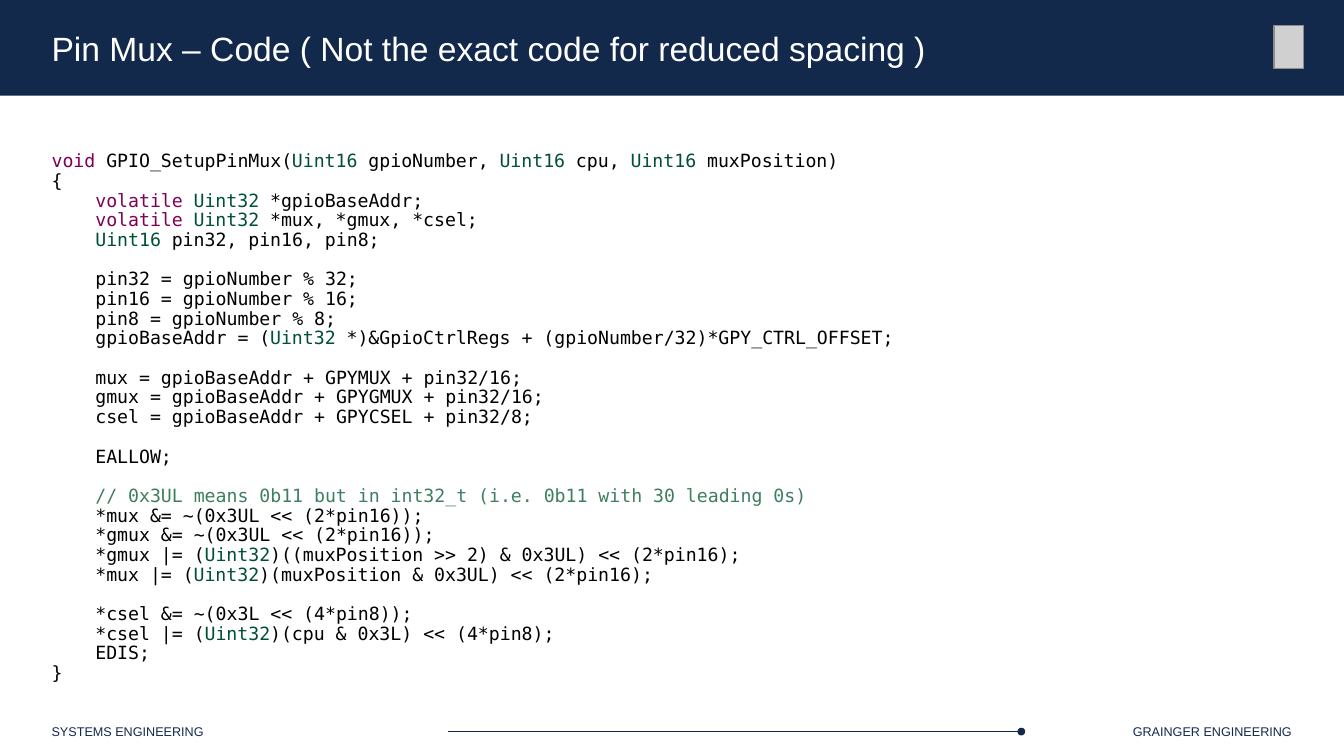
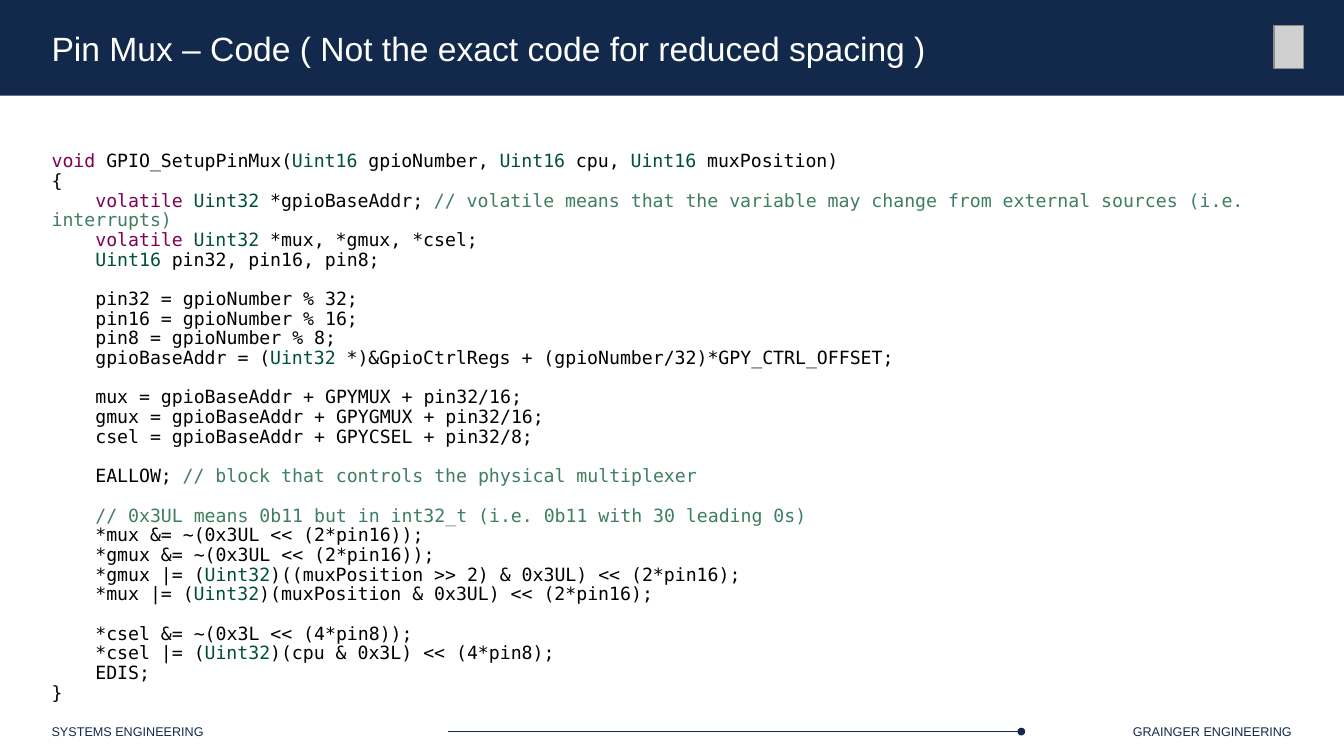
Before and after one commit to Marius-Juston/SE-423---Class-Material, a slide deck: slide 22 of Lectures/Slides/L3.pptx (slide 23 before the commit). Drawn at 1344x756 pixels with LibreOffice and Linux fonts; fonts in the diff are those of the drawing; grey boxes stand for pictures. Boxes give left, top, right and bottom in pixels: in the first picture for what was removed or moved away, otherwise in the second. Text is boxed around its words. In the diff, an @@ line names an element or a change of style, - is before the commit and + after.

```diff
--- a/Lectures/Slides/L3.pptx
+++ b/Lectures/Slides/L3.pptx
@@ text at box(52, 193, 1244, 230): text changed; text colour #000000 to #3F7F5F @@
-volatile Uint32 *gpioBaseAddr;
+volatile Uint32 *gpioBaseAddr; // volatile means that the variable may change from external sources (i.e. interrupts)
@@ text at box(95, 468, 696, 486): text changed; text colour #000000 to #3F7F5F @@
-EALLOW;
+EALLOW; // block that controls the physical multiplexer
```
Also in this commit, not shown: 4 other slides changed, 1 slide removed.
